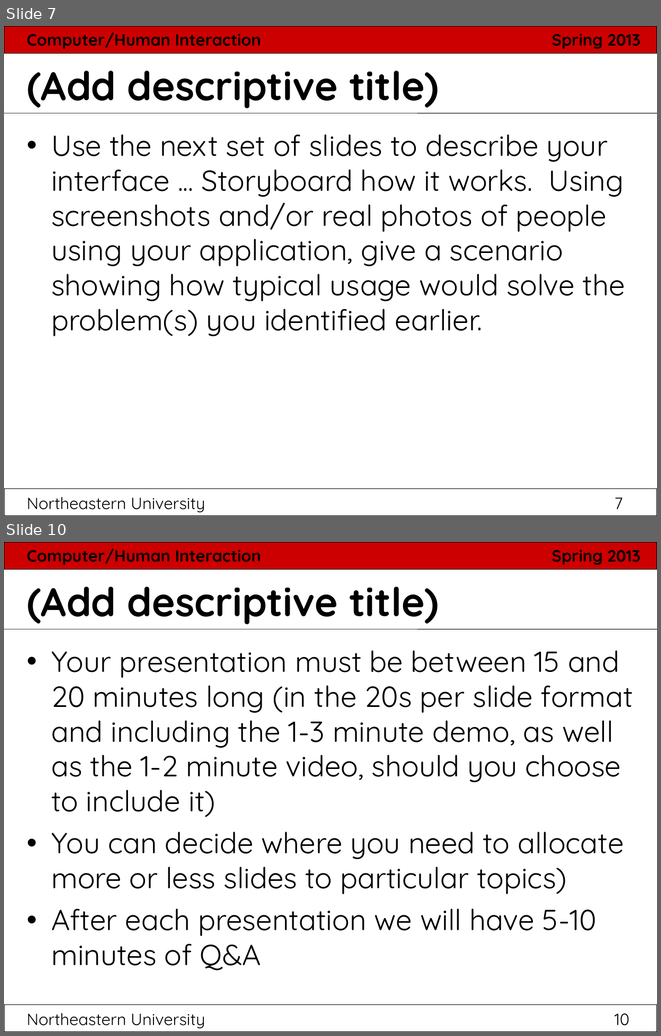
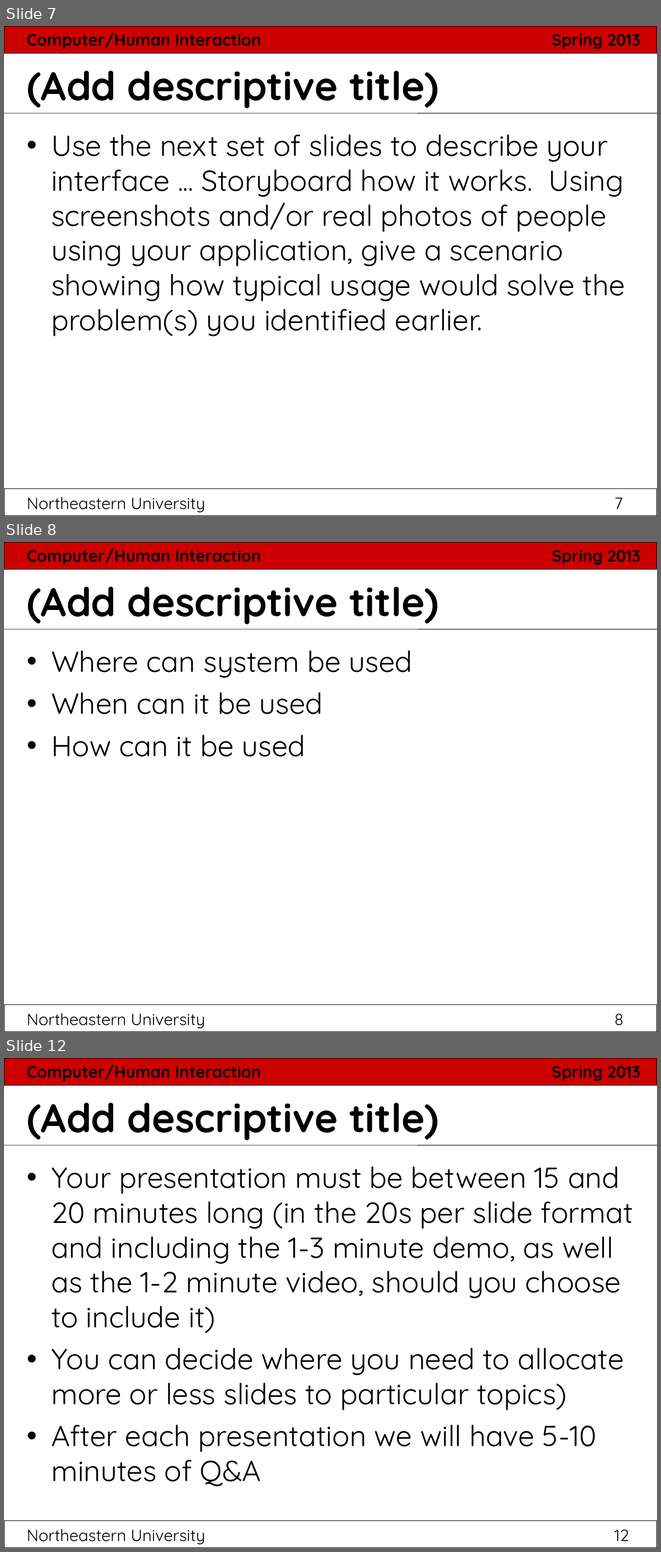
Before and after one commit to hci2014/sandbox, a slide deck: FinalPresentationTemplate.ppt. Shown one above the other, each under a label of ours: slides 7 and 10 before the commit, slides 7, 8 and 12 after it; the slides between them are not shown. The pictures are 661x1036 and 661x1552 pixels, drawn with LibreOffice and Linux fonts; fonts in the diff are those of the drawing. Boxes give left, top, right and bottom in pixels: in the first picture for what was removed or moved away, otherwise in the second. Text is boxed around its words. In the diff, an @@ line names an element or a change of style, - is before the commit and + after.

```diff
--- a/FinalPresentationTemplate.ppt
+++ b/FinalPresentationTemplate.ppt
@@ slide 8 added at box(4, 542, 657, 1032), background #FFFFFF; not listed: 6 template elements that a slide beside it also shows @@
@@ title added at box(27, 587, 439, 624), 44 pt, text #000000, bold @@
+(Add descriptive title)
@@ text added at box(51, 650, 413, 757), 32 pt, text #000000 @@
+• Where can system be used
+• When can it be used
+• How can it be used
@@ what was slide 10 is now slide 12 @@
@@ page number at box(27, 1529, 629, 1544): text changed @@
-Northeastern University 10
+Northeastern University 12
```
Also in this commit, not shown: 3 slides changed, 2 other slides added, 1 other file.
